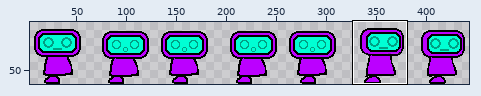
Sprite sheet -- assets/robotwalkOneLeg.png. Above: a wide view before the commit, with the close-up outlined.
Close-up. The starting point:
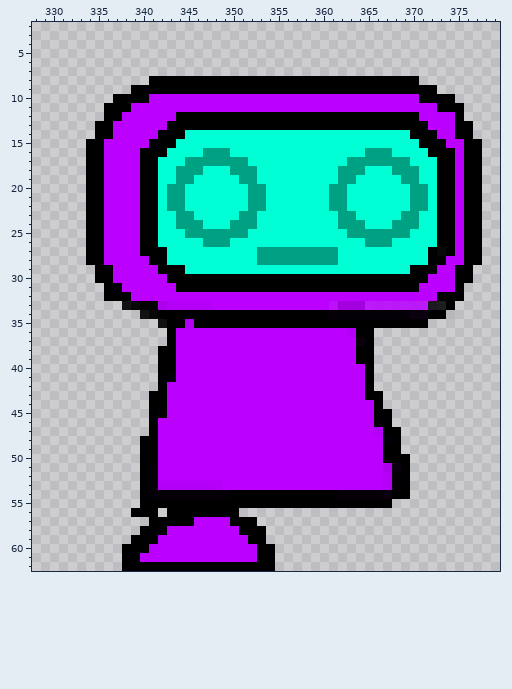
The file is 448x64 pixels. Pixels under 10% opacity are left out. Colours within 5 levels of each other are drawn and written as one. Shown: x 328..379, y 2..62. The wide view leaves out empty margins. The commit also changed other parts of the picture, which this record leaves out.
After:
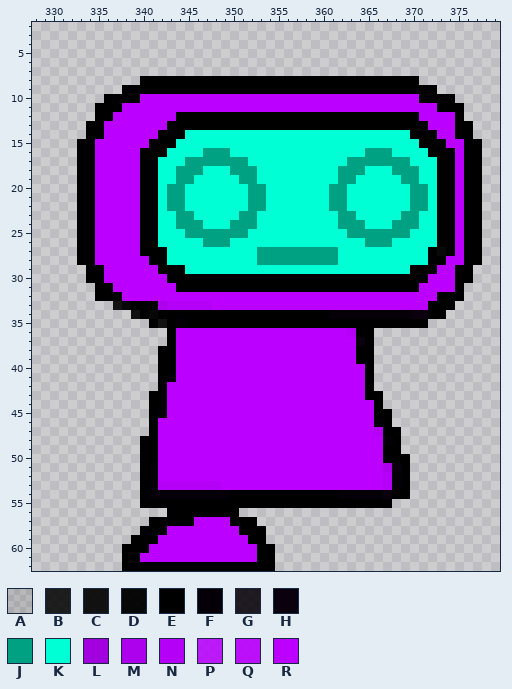
Palette (. is transparent): A #0000001a  B #000000da  C #000000e8  D #000000f5  E #000000  F #050008  G #070009df  H #0a000e  J #00a083  K #00ffd4  L #a300df  M #ad00ec  N #b500f7  P #bb00ffdf  Q #bb00ffeb  R #bb00ff
From old to new:
y 8: x 340 . -> E
y 9: x 338 . -> E
y 10: x 336 . -> E; x 340 E -> R
y 11: x 335 . -> E; x 338 E -> R
y 12: x 335 . -> E; x 337 E -> R
y 13..14: x 334 . -> E; x 336 E -> R
y 15..28: x 333 . -> E; x 335 E -> R
y 29..30: x 334 . -> E; x 336 E -> R
y 31: x 335 . -> E; x 337 E -> R
y 32: x 335 . -> E; x 338 E -> R
y 33: x 337..339 .CD -> CDE; x 361..373 QLLLPPPPPPPGB -> RRRRRRRRRRREE
y 34: x 339..340 .C -> CE; x 374 A -> .
y 35: x 341 . -> E; x 345 N -> E
y 56: x 339..341 EEE -> ...
Where, in picture pixels (left, top, right, bottom), the same in both close-ups:
changed: (77, 76, 194, 328)
changed: (329, 301, 455, 319)
erased: (131, 508, 158, 517)
